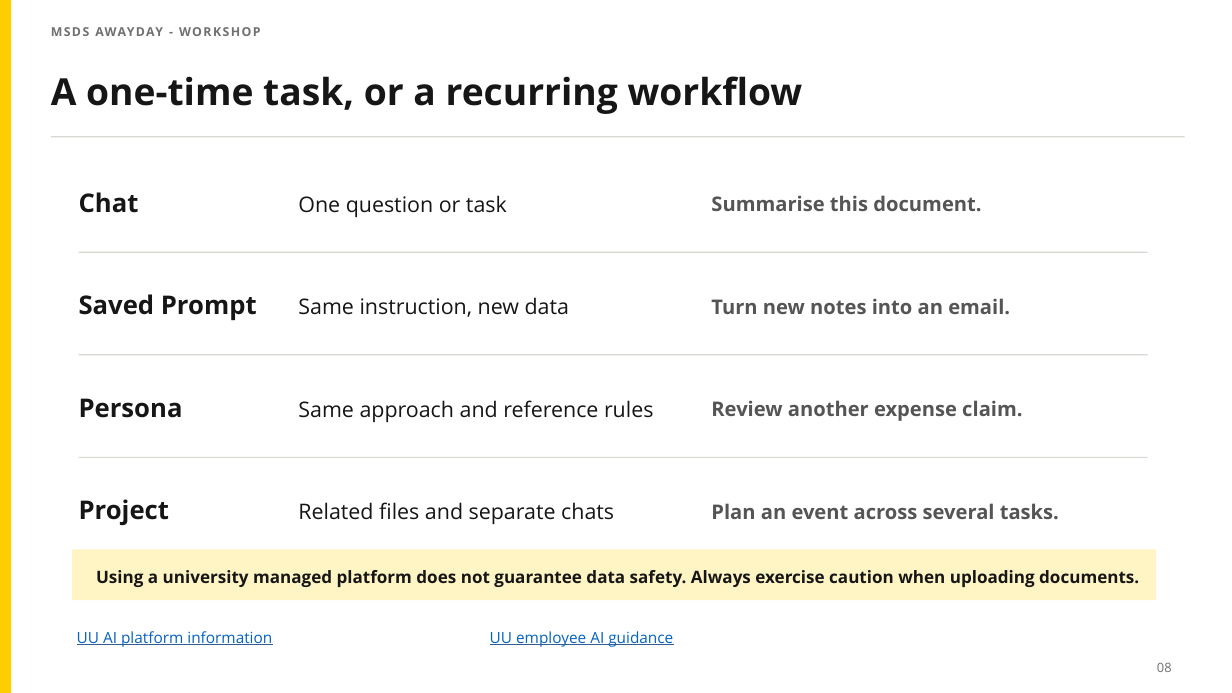
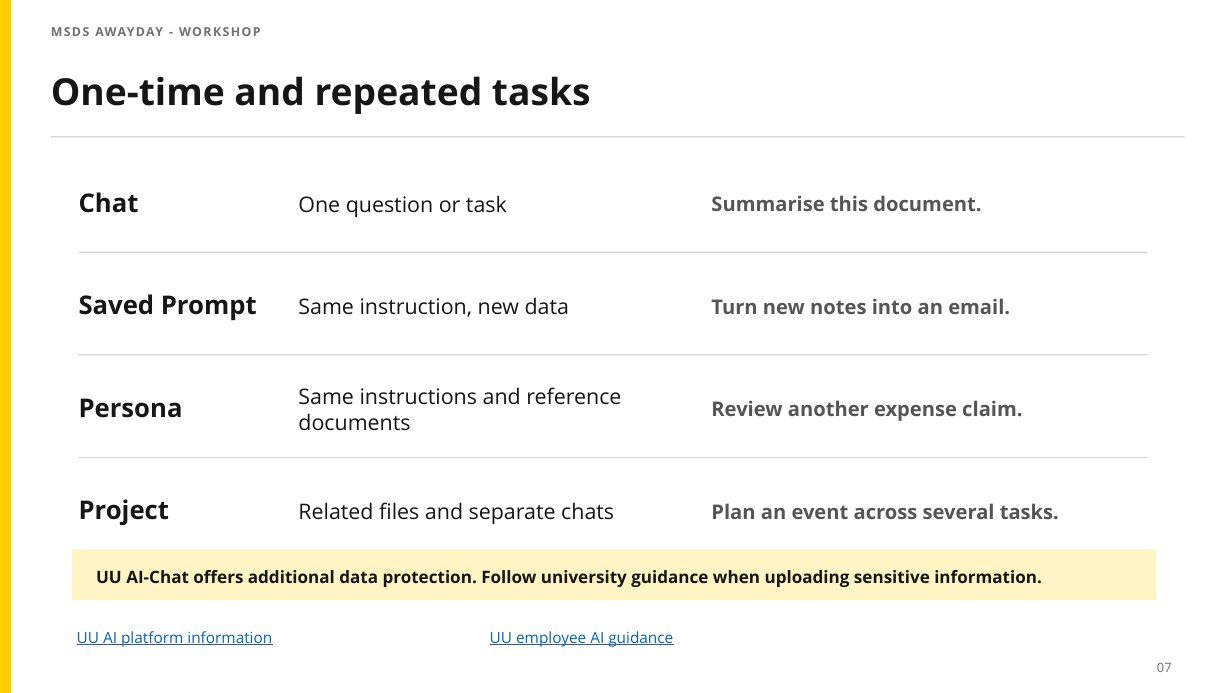
Before and after one commit to zgrtgy/msds-awayday-tutorial, a slide deck: slide 7 of slides/UU_AI_Chat_Admin_Intro.pptx. Drawn at 1232x693 pixels with LibreOffice and Linux fonts; fonts in the diff are those of the drawing. Boxes give left, top, right and bottom in pixels: in the first picture for what was removed or moved away, otherwise in the second. Text is boxed around its words. In the diff, an @@ line names an element or a change of style, - is before the commit and + after.

Commit message:
Revise awayday slides for first-time AI users

```diff
--- a/slides/UU_AI_Chat_Admin_Intro.pptx
+++ b/slides/UU_AI_Chat_Admin_Intro.pptx
@@ text at (51, 76, 591, 114): text changed @@
-A one-time task, or a recurring workflow
+One-time and repeated tasks
@@ text at (298, 387, 621, 431): text changed @@
-Same approach and reference rules
+Same instructions and reference documents
@@ text at (96, 570, 1042, 587): text changed @@
-Using a university managed platform does not guarantee data safety. Always exercise caution when uploading documents.
+UU AI-Chat offers additional data protection. Follow university guidance when uploading sensitive information.
@@ text at (1157, 662, 1172, 672): text changed @@
-08
+07
```
Also in this commit, not shown: 8 other slides changed.
